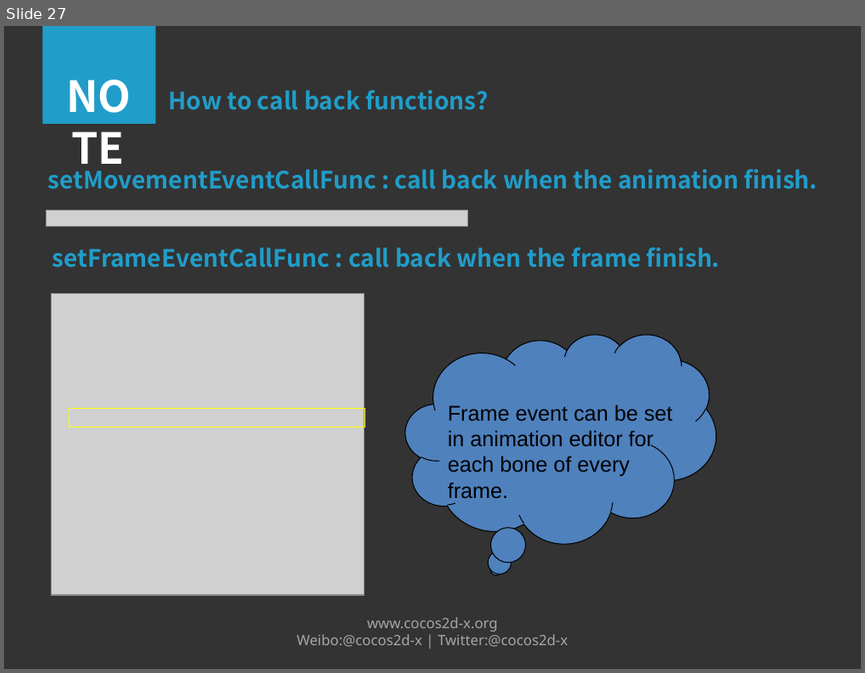
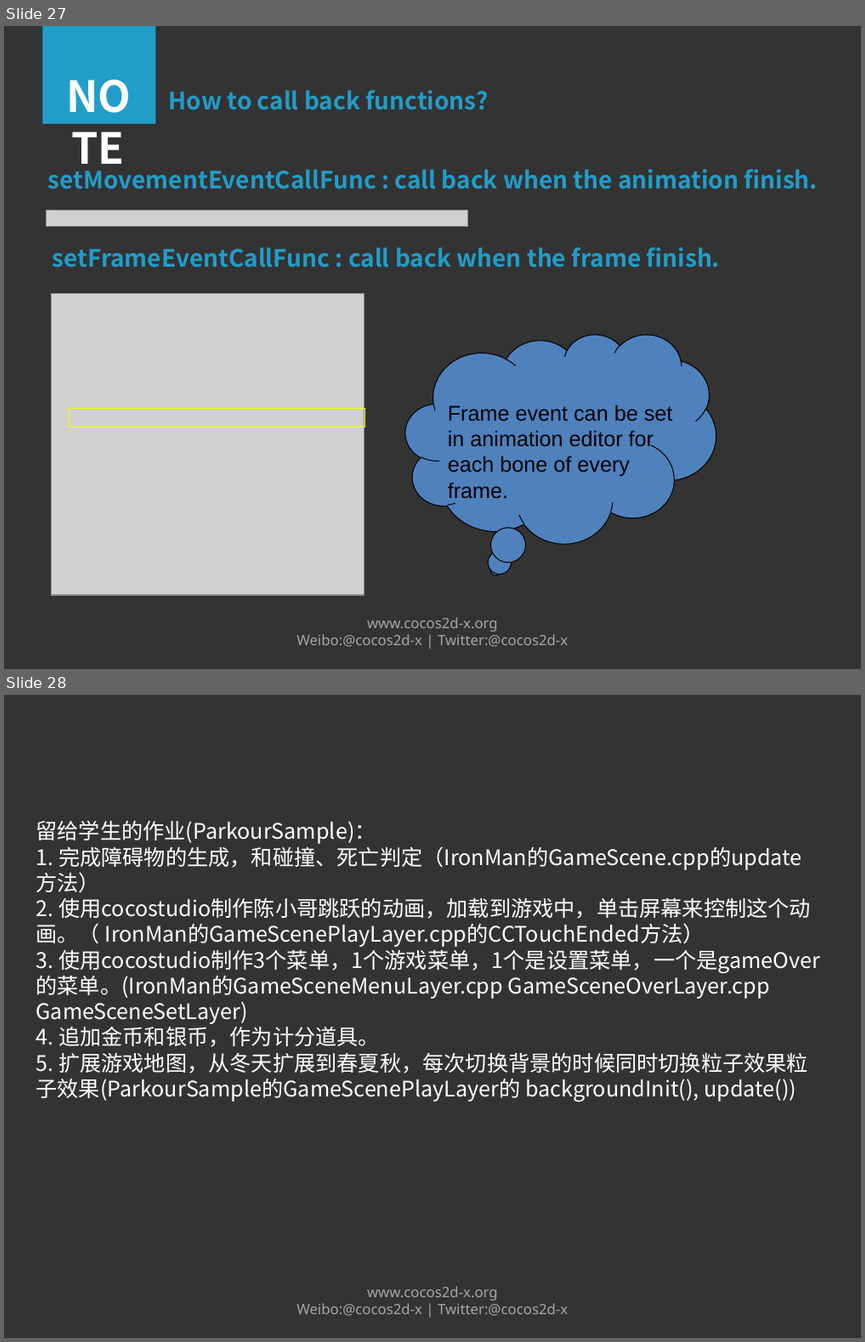
Before and after one commit to RaoZiJian/ParkourSample, a slide deck: Hello CocoStudio 2013.11.06.pptx. Shown one above the other, each under a label of ours: slide 27 before the commit, slides 27 and 28 after it. The pictures are 865x673 and 865x1342 pixels, drawn with LibreOffice and Linux fonts; fonts in the diff are those of the drawing; grey boxes stand for pictures; background and template pictures are left out. Boxes give left, top, right and bottom in pixels: in the first picture for what was removed or moved away, otherwise in the second. Text is boxed around its words. In the diff, an @@ line names an element or a change of style, - is before the commit and + after.

```diff
--- a/Hello CocoStudio 2013.11.06.pptx
+++ b/Hello CocoStudio 2013.11.06.pptx
@@ slide 28 added at (x1=4, y1=695, x2=861, y2=1338), background #333333; not listed: 1 template element that a slide beside it also shows @@
@@ text added at (x1=36, y1=821, x2=820, y2=1073), 18 pt, text #FFFFFF @@
+留给学生的作业(ParkourSample)：
+1. 完成障碍物的生成，和碰撞、死亡判定（IronMan的GameScene.cpp的update方法）
+2. 使用cocostudio制作陈小哥跳跃的动画，加载到游戏中，单击屏幕来控制这个动画。（ IronMan的GameScenePlayLayer.cpp的CCTouchEnded方法）
+3. 使用cocostudio制作3个菜单，1个游戏菜单，1个是设置菜单，一个是gameOver的菜单。(IronMan的GameSceneMenuLayer.cpp GameSceneOverLayer.cpp GameSceneSetLayer)
+4. 追加金币和银币，作为计分道具。
+5. 扩展游戏地图，从冬天扩展到春夏秋，每次切换背景的时候同时切换粒子效果粒子效果(ParkourSample的GameScenePlayLayer的 backgroundInit(), update())
```
Also in this commit, not shown: 1 slide removed, 52 other files.
